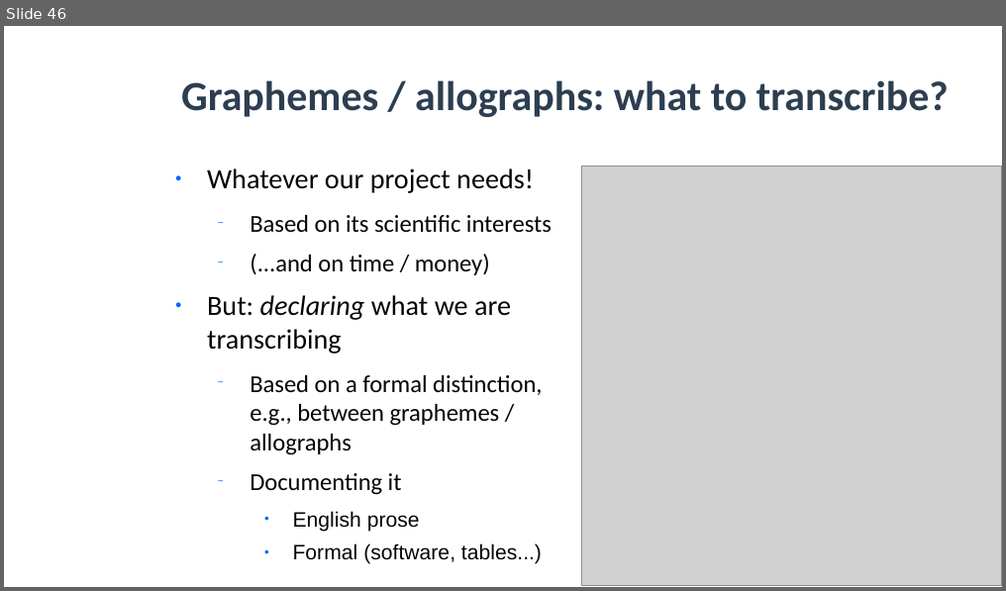
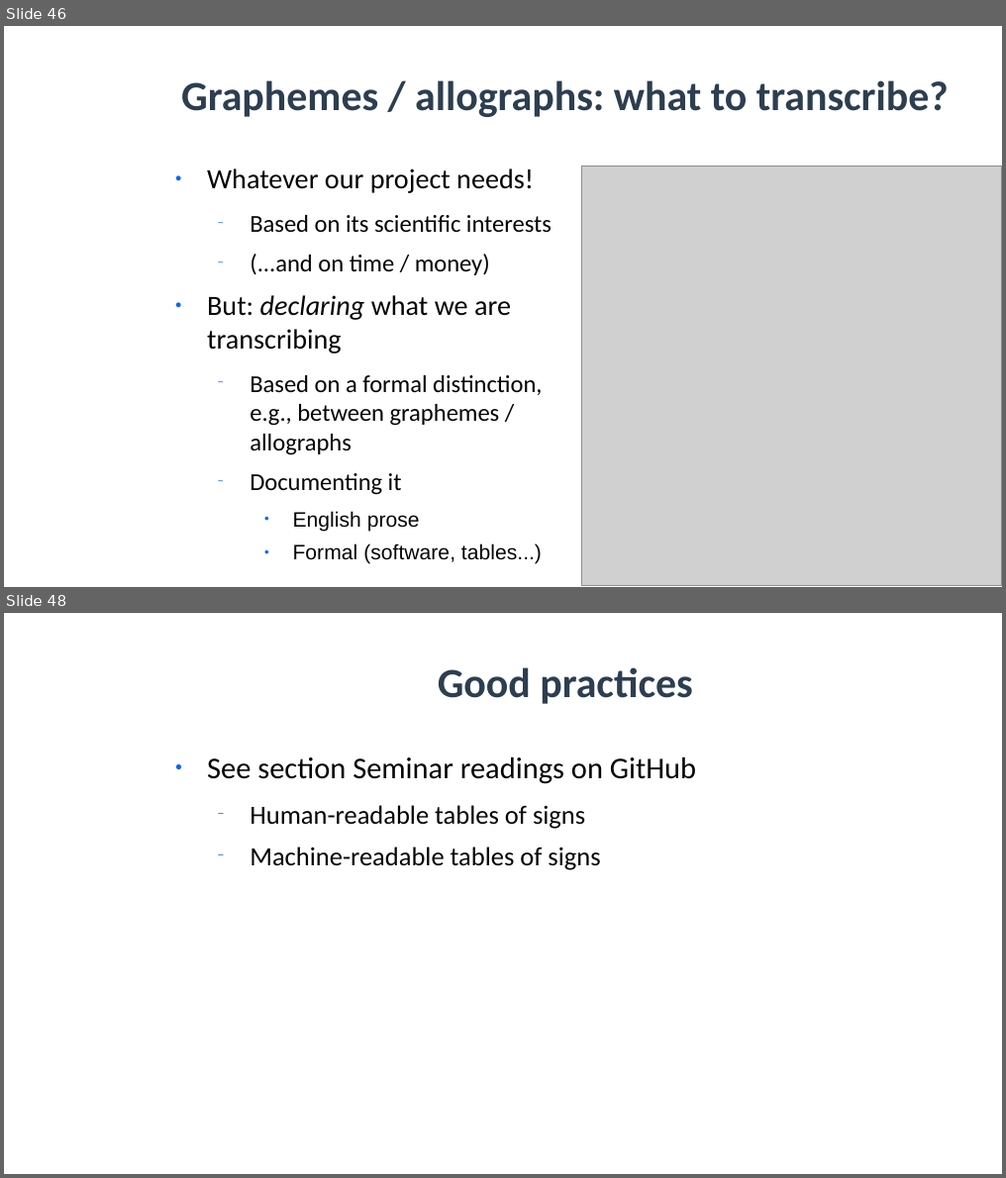
Before and after one commit to SunoikisisDC/SunoikisisDC-2021-2022, a slide deck: Summer/Session3_Monella.odp. Shown one above the other, each under a label of ours: slide 46 before the commit, slides 46 and 48 after it; the slides between them are not shown. The pictures are 1006x591 and 1006x1178 pixels, drawn with LibreOffice and Linux fonts; fonts in the diff are those of the drawing; grey boxes stand for pictures; background and template pictures are left out. Boxes give left, top, right and bottom in pixels: in the first picture for what was removed or moved away, otherwise in the second. Text is boxed around its words. In the diff, an @@ line names an element or a change of style, - is before the commit and + after.

```diff
--- a/Summer/Session3_Monella.odp
+++ b/Summer/Session3_Monella.odp
@@ slide 48 added at box(4, 613, 1002, 1174), background picture (left out) @@
@@ title added at box(438, 667, 692, 704), 33 pt, text #2C3E50, bold @@
+Good practices
@@ text added at box(207, 757, 696, 870), 20.9 pt, text #050505 @@
+● See section Seminar readings on GitHub
+  − Human-readable tables of signs
+  − Machine-readable tables of signs
```
Also in this commit, not shown: 3 other slides added, 1 other file.
